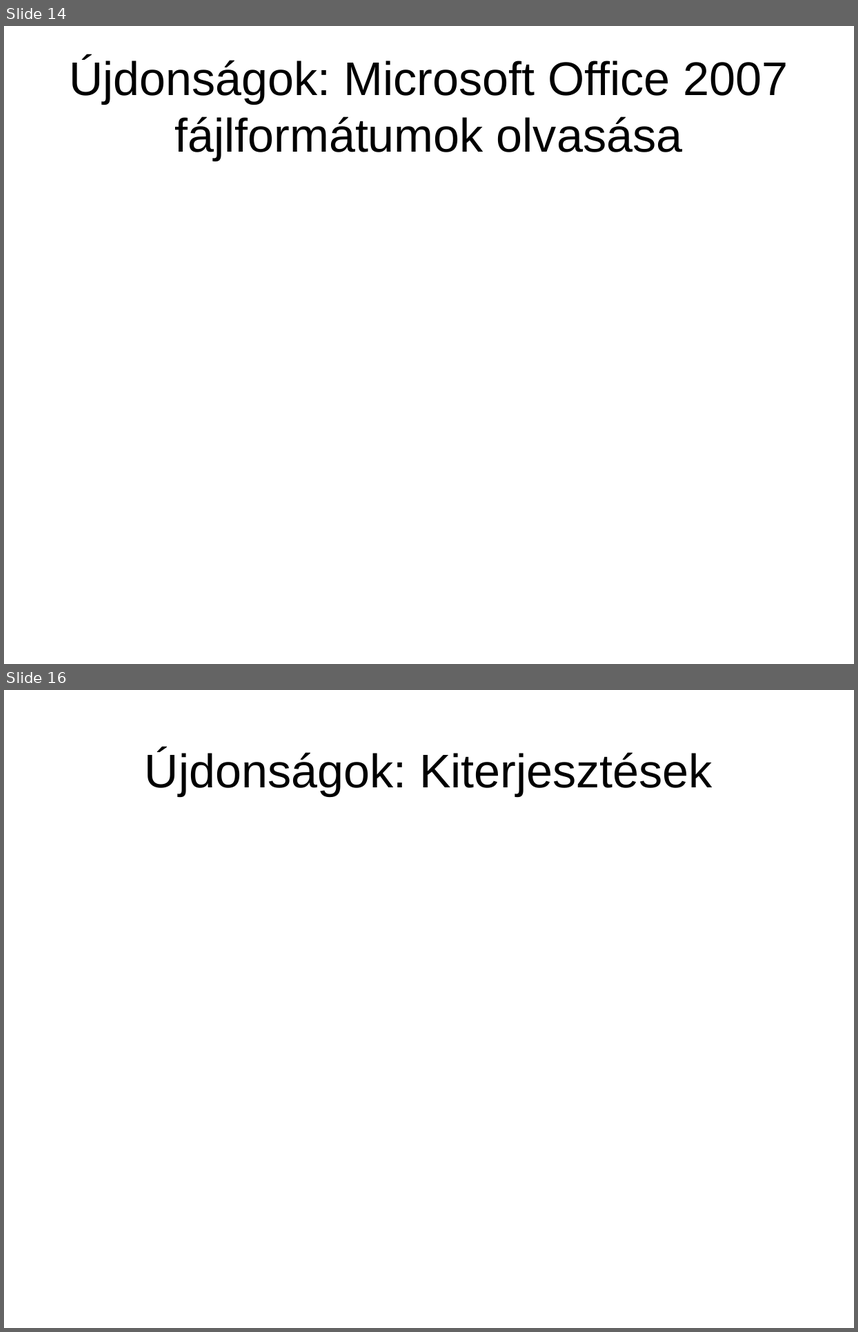
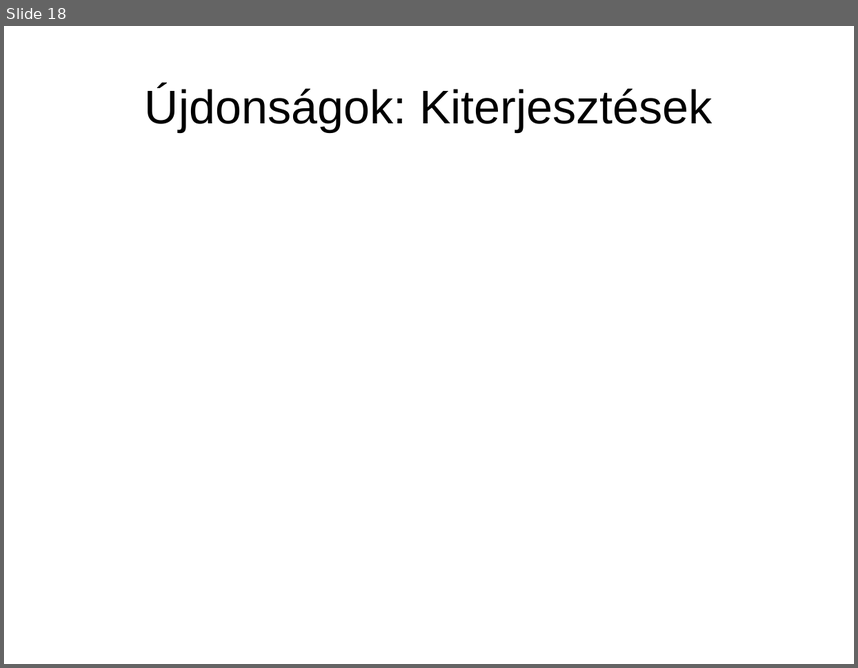
Before and after one commit to KAMI911/oxygenoffice, a slide deck: documents/marketing/hu/OpenOffice.org3_ujdonsagai.odp. Shown one above the other, each under a label of ours: slides 14 and 16 before the commit, slide 18 after it; the slides between them are not shown. The pictures are 858x1332 and 858x668 pixels, drawn with LibreOffice and Linux fonts; fonts in the diff are those of the drawing. Boxes give left, top, right and bottom in pixels: in the first picture for what was removed or moved away, otherwise in the second. Text is boxed around its words. In the diff, an @@ line names an element or a change of style, - is before the commit and + after.

```diff
--- a/documents/marketing/hu/OpenOffice.org3_ujdonsagai.odp
+++ b/documents/marketing/hu/OpenOffice.org3_ujdonsagai.odp
@@ slide 14 removed at <box>4,26,854,664</box>, background #FFFFFF @@
@@ title removed at <box>69,58,788,160</box> @@
-Újdonságok: Microsoft Office 2007 fájlformátumok olvasása
@@ what was slide 16 is now slide 18 @@
```
Also in this commit, not shown: 7 slides changed, 5 slides added.
